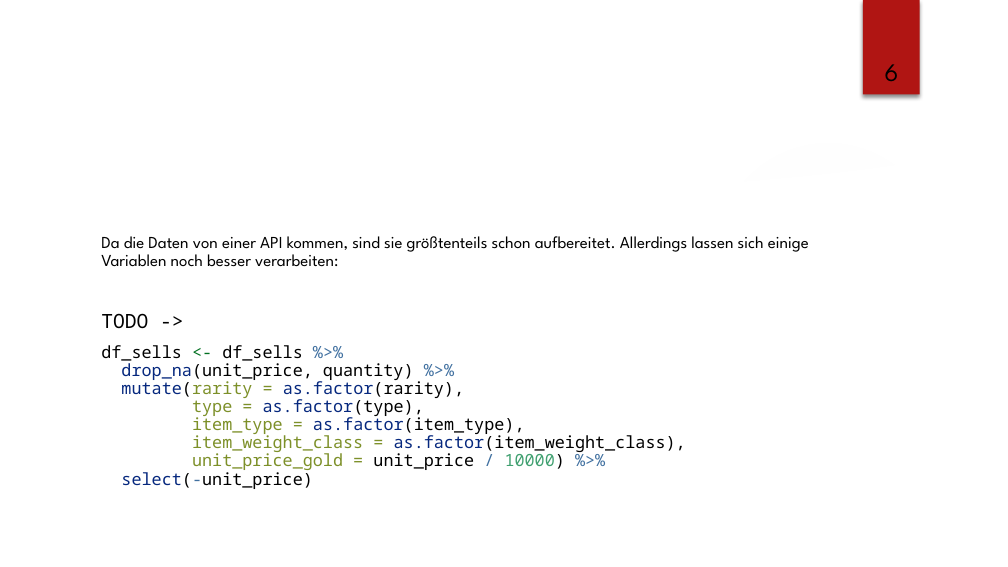
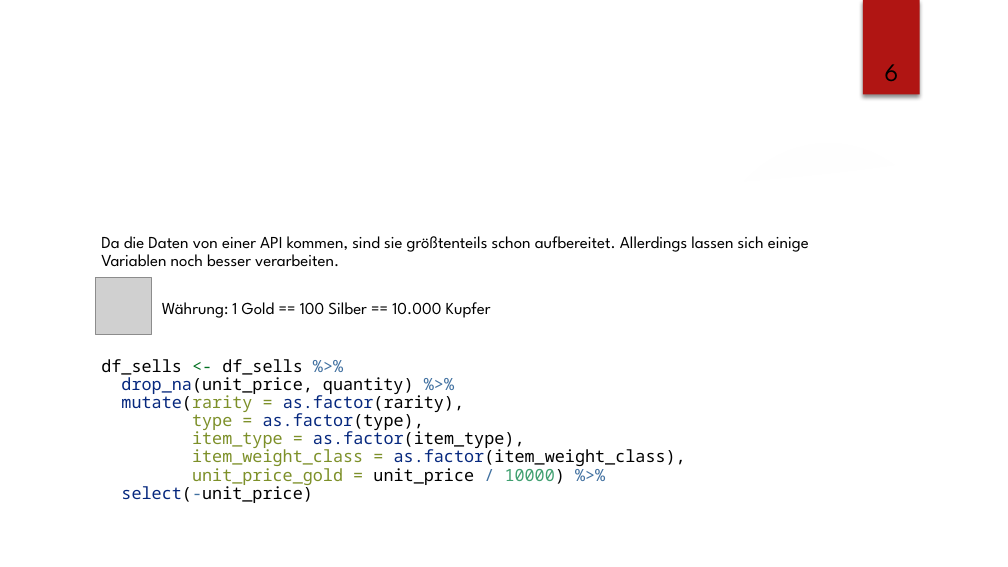
Before and after one commit to lz039/Gw2Trading, a slide deck: slide 6 of reports/presentation_custom_design.pptx. Drawn at 1008x567 pixels with LibreOffice and Linux fonts; fonts in the diff are those of the drawing; grey boxes stand for pictures; background and template pictures are left out. Boxes give left, top, right and bottom in pixels: in the first picture for what was removed or moved away, otherwise in the second. Text is boxed around its words. In the diff, an @@ line names an element or a change of style, - is before the commit and + after.

```diff
--- a/reports/presentation_custom_design.pptx
+++ b/reports/presentation_custom_design.pptx
@@ text at (101, 236, 809, 318): text changed @@
-Da die Daten von einer API kommen, sind sie größtenteils schon aufbereitet. Allerdings lassen sich einige Variablen noch besser verarbeiten:
-TODO ->
+Da die Daten von einer API kommen, sind sie größtenteils schon aufbereitet. Allerdings lassen sich einige Variablen noch besser verarbeiten.
+Währung: 1 Gold == 100 Silber == 10.000 Kupfer
@@ picture added at (95, 278, 151, 335) @@
```
Also in this commit, not shown: 17 other slides changed.
